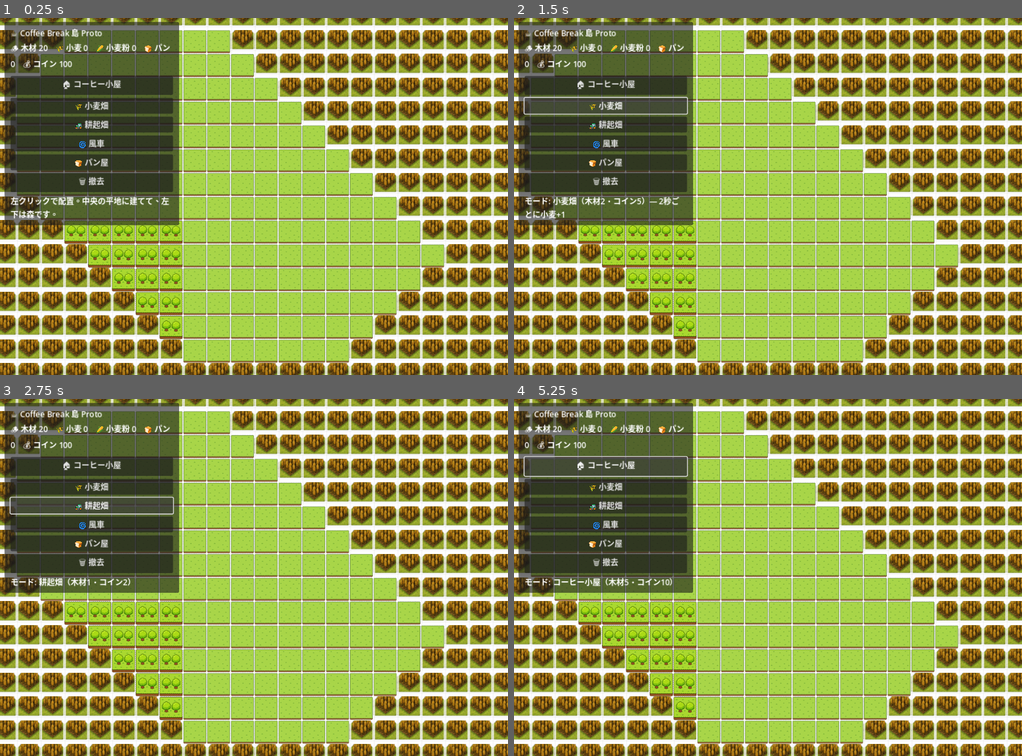
Above: before the commit, frames 1-4 (two rows, left to right).
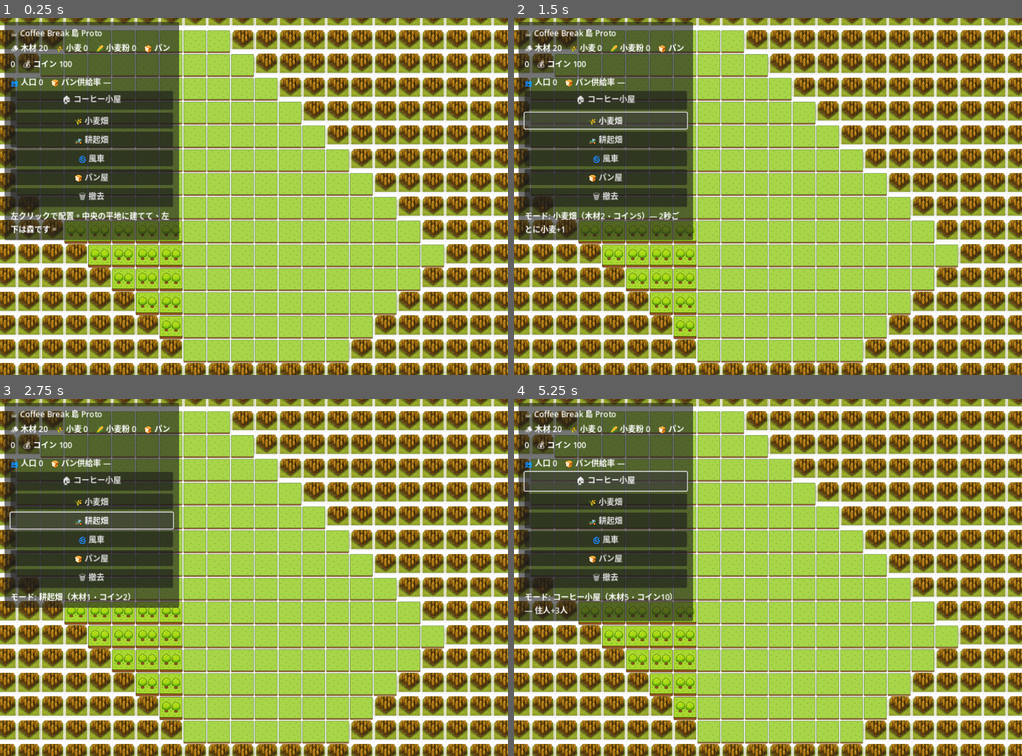
Above: after the commit, the same moments.

Repository: tarosiba/coffee-break
Game: Godot game, scene res://scenes/main.tscn
Same seed, same stepped clock (60 frames per second), same inputs: the game is played once before the commit and once after it.
Inputs:
- Up to frame 1 (0.25 s): no input
- Up to frame 2 (1.5 s): click "🏠 コーヒー小屋" at 0.5 s; click "🌾 小麦畑" at 1.25 s
- Up to frame 3 (2.75 s): click "🚜 耕起畑" at 2 s
- Up to frame 4 (5.25 s): click "🌀 風車" at 2.75 s; click "🍞 パン屋" at 3.5 s; click "🗑 撤去" at 4.25 s; click "🏠 コーヒー小屋" at 5 s

The runs differ from the first frame. In frame 1, 7.8% of the frame differs, in the area x 0-36%, y 16-63%; in frame 2, 7.7%; in frame 3, 7.4%; in frame 4, 8.5%, in the area x 0-36%, y 15-63%.

Commit message:
feat(anno_proto): 人口とパン供給率を表示（フェーズ2.5）
- コーヒー小屋1棟あたり住人3人
- 2秒tickで住人1人あたりパン1個を消費
- UIに人口・パン供給率を表示（不足時⚠️）
- 引き継ぎドキュメントを8/22セッション向けに更新

Co-authored-by: tarosiba <tarosiba@users.noreply.github.com>

Diff:
--- a/anno_proto/scenes/main.tscn
+++ b/anno_proto/scenes/main.tscn
@@ -22,7 +22,7 @@
 offset_left = 8.0
 offset_top = 8.0
 offset_right = 360.0
-offset_bottom = 300.0
+offset_bottom = 330.0
 
 [node name="MarginContainer" type="MarginContainer" parent="UI/Panel"]
 theme_override_constants/margin_left = 12
@@ -38,6 +38,10 @@
 
 [node name="ResourceLabel" type="Label" parent="UI/Panel/MarginContainer/VBox"]
 text = "🪵 木材 0　🌾 小麦 0　🌽 小麦粉 0　🍞 パン 0　💰 コイン 0"
+autowrap_mode = 2
+
+[node name="PopulationLabel" type="Label" parent="UI/Panel/MarginContainer/VBox"]
+text = "👥 人口 0　🍞 パン供給率 —"
 autowrap_mode = 2
 
 [node name="BtnHouse" type="Button" parent="UI/Panel/MarginContainer/VBox"]
--- a/anno_proto/scripts/main.gd
+++ b/anno_proto/scripts/main.gd
@@ -19,10 +19,15 @@
 var flour: int = 0
 var bread: int = 0
 var coins: int = 100
+var population: int = 0
+var bread_supply_pct: int = 100 # 直近 tick のパン供給率（0〜100）
+
+const PEOPLE_PER_HOUSE := 3
 
 @onready var terrain_layer: Node2D = $TerrainLayer
 @onready var building_layer: Node2D = $BuildingLayer
 @onready var resource_label: Label = $UI/Panel/MarginContainer/VBox/ResourceLabel
+@onready var population_label: Label = $UI/Panel/MarginContainer/VBox/PopulationLabel
 @onready var hint_label: Label = $UI/Panel/MarginContainer/VBox/HintLabel
 
 const BUILD_COST := {
@@ -182,6 +187,8 @@
 	_apply_tile_scale(sprite)
 	building_layer.add_child(sprite)
 	cells[grid] = { "kind": kind, "sprite": sprite }
+	if kind == "house":
+		population = _count_houses() * PEOPLE_PER_HOUSE
 	hint_label.text = "配置しました ✓"
 	_update_ui()
 
@@ -191,12 +198,23 @@
 		hint_label.text = "何もありません"
 		return
 	var entry: Dictionary = cells[grid]
+	var was_house: bool = entry["kind"] == "house"
 	var sprite: Sprite2D = entry["sprite"]
 	sprite.queue_free()
 	cells.erase(grid)
 	wood += 1
+	if was_house:
+		population = _count_houses() * PEOPLE_PER_HOUSE
 	hint_label.text = "撤去しました（木材+1）"
 	_update_ui()
+
+
+func _count_houses() -> int:
+	var houses := 0
+	for entry in cells.values():
+		if entry["kind"] == "house":
+			houses += 1
+	return houses
 
 
 func _pay_cost(kind: String) -> bool:
@@ -212,9 +230,12 @@
 	var wheat_fields := 0
 	var windmills := 0
 	var bakeries := 0
+	var houses := 0
 
 	for entry in cells.values():
 		match entry["kind"]:
+			"house":
+				houses += 1
 			"field_wheat":
 				wheat_fields += 1
 			"windmill":
@@ -222,6 +243,8 @@
 			"bakery":
 				bakeries += 1
 
+	population = houses * PEOPLE_PER_HOUSE
+
 	if wheat_fields > 0:
 		wheat += wheat_fields
 		coins += wheat_fields
@@ -241,7 +264,19 @@
 	if bread_made > 0:
 		coins += bread_made * 2
 
+	_consume_bread_for_population()
 	_update_ui()
+
+
+func _consume_bread_for_population() -> void:
+	if population <= 0:
+		bread_supply_pct = 100
+		return
+
+	var need: int = population
+	var fed: int = min(bread, need)
+	bread -= fed
+	bread_supply_pct = int(100.0 * fed / need)
 
 
 func _update_ui() -> void:
@@ -250,10 +285,20 @@
 		% [wood, wheat, flour, bread, coins]
 	)
 
+	var supply_text: String = "—"
+	if population > 0:
+		supply_text = "%d%%" % bread_supply_pct
+		if bread_supply_pct < 50:
+			supply_text += " ⚠️"
+		elif bread_supply_pct >= 100:
+			supply_text += " ✓"
+
+	population_label.text = "👥 人口 %d　🍞 パン供給率 %s" % [population, supply_text]
+
 
 func _on_house_pressed() -> void:
 	build_mode = BuildMode.HOUSE
-	hint_label.text = "モード: コーヒー小屋（木材5・コイン10）"
+	hint_label.text = "モード: コーヒー小屋（木材5・コイン10）— 住人+%d人" % PEOPLE_PER_HOUSE
 
 
 func _on_wheat_pressed() -> void:
Not shown, changed: anno_proto/HANDOFF.md
Not shown, changed: docs/agent-handoff.md
Not shown, added: docs/conversation-session-2026-08-22.md
